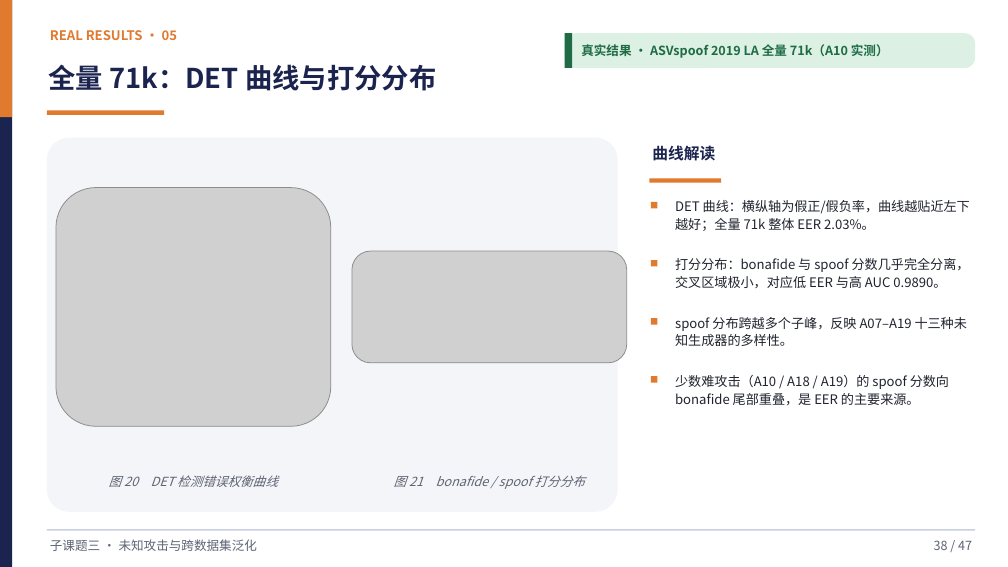
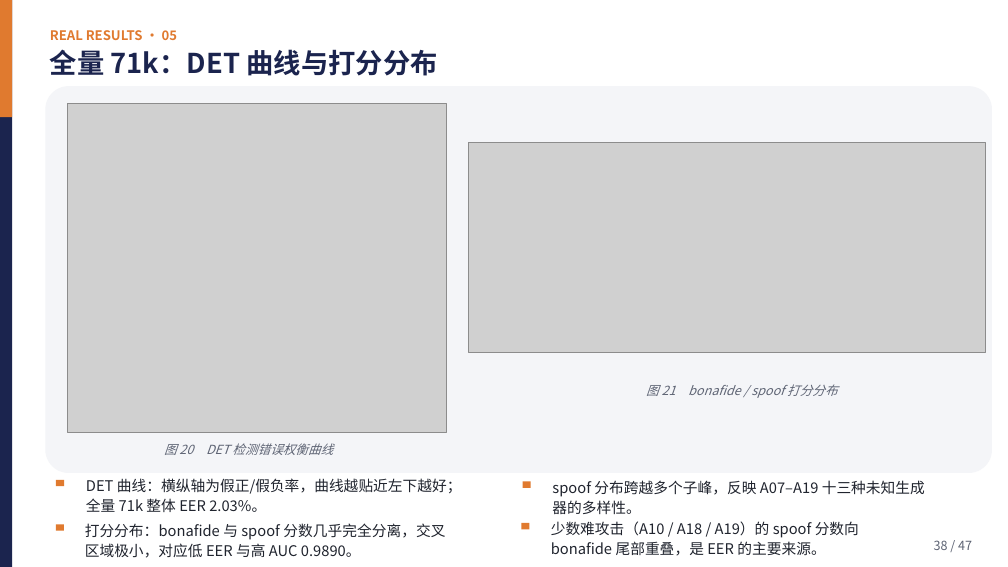
Before and after one commit to Yihuai-Zhang/learngit, a slide deck: slide 37 of 子课题三答辩-未知攻击与跨数据集泛化.pptx (slide 38 before the commit). Drawn at 1008x567 pixels with LibreOffice and Linux fonts; fonts in the diff are those of the drawing; grey boxes stand for pictures. Boxes give left, top, right and bottom in pixels: in the first picture for what was removed or moved away, otherwise in the second. Text is boxed around its words. In the diff, an @@ line names an element or a change of style, - is before the commit and + after.

```diff
--- a/子课题三答辩-未知攻击与跨数据集泛化.pptx
+++ b/子课题三答辩-未知攻击与跨数据集泛化.pptx
@@ text "全量 71k：DET 曲线与打分分布": place and size @@
-text "全量 71k：DET 曲线与打分分布" at [48, 64, 436, 91]
+text "全量 71k：DET 曲线与打分分布" at [50, 49, 438, 76]
@@ rounded rectangle removed at [565, 33, 975, 68] @@
@@ rectangle removed at [565, 33, 572, 68] @@
@@ text removed at [581, 44, 889, 58] @@
-真实结果 · ASVspoof 2019 LA 全量 71k（A10 实测）
@@ rounded rectangle: place and size @@
-rounded rectangle at [47, 138, 618, 512]
+rounded rectangle at [45, 86, 992, 473]
@@ rectangle removed at [47, 110, 164, 115] @@
@@ picture: place and size @@
-picture at [56, 188, 330, 426]
+picture at [68, 104, 447, 433]
@@ picture: place and size @@
-picture at [352, 251, 627, 363]
+picture at [469, 142, 985, 352]
@@ text removed at [652, 145, 715, 161] @@
-曲线解读
@@ rectangle removed at [650, 178, 721, 183] @@
@@ text "图 21 bonafide / spoof ...": place and size @@
-text "图 21 bonafide / spoof ..." at [394, 475, 585, 489]
+text "图 21 bonafide / spoof ..." at [646, 384, 837, 398]
@@ text "图 20 DET 检测错误权衡曲线": place and size @@
-text "图 20 DET 检测错误权衡曲线" at [109, 475, 278, 487]
+text "图 20 DET 检测错误权衡曲线" at [164, 443, 333, 455]
@@ text "DET 曲线：横纵轴为假正/假负率，曲线越贴近左下越好；全量 71k 整体 EER ...": place and size @@
-text "DET 曲线：横纵轴为假正/假负率，曲线越贴近左下越好；全量 71k 整体 EER ..." at [675, 200, 970, 231]
+text "DET 曲线：横纵轴为假正/假负率，曲线越贴近左下越好；全量 71k 整体 EER ..." at [86, 478, 462, 512]
@@ text "spoof 分布跨越多个子峰，反映 A07–A19 十三种未知生成器的多样性。": place and size @@
-text "spoof 分布跨越多个子峰，反映 A07–A19 十三种未知生成器的多样性。" at [675, 317, 967, 346]
+text "spoof 分布跨越多个子峰，反映 A07–A19 十三种未知生成器的多样性。" at [552, 480, 925, 514]
@@ rectangle: place and size @@
-rectangle at [651, 260, 658, 267]
+rectangle at [56, 480, 64, 487]
@@ rectangle: place and size @@
-rectangle at [651, 318, 658, 325]
+rectangle at [523, 482, 531, 488]
@@ rectangle removed at [47, 529, 975, 531] @@
@@ text removed at [50, 539, 257, 551] @@
-子课题三 · 未知攻击与跨数据集泛化
@@ rectangle: place and size @@
-rectangle at [651, 202, 658, 209]
+rectangle at [56, 525, 64, 532]
@@ text "打分分布：bonafide 与 spoof 分数几乎完全分离，交叉区域极小，对应低 EER ...": place and size @@
-text "打分分布：bonafide 与 spoof 分数几乎完全分离，交叉区域极小，对应低 EER ..." at [675, 258, 970, 288]
+text "打分分布：bonafide 与 spoof 分数几乎完全分离，交叉区域极小，对应低 EER ..." at [85, 523, 445, 558]
@@ rectangle: place and size @@
-rectangle at [651, 377, 658, 383]
+rectangle at [522, 523, 530, 530]
@@ size 12.5 to 14 pt in 4 elements at [86, 478, 462, 512], [85, 523, 445, 558], [552, 480, 925, 514], [551, 521, 859, 556] @@
@@ text "少数难攻击（A10 / A18 / A19）的 ...": place and size @@
-text "少数难攻击（A10 / A18 / A19）的 ..." at [675, 375, 949, 405]
+text "少数难攻击（A10 / A18 / A19）的 ..." at [551, 521, 859, 556]
```
Also in this commit, not shown: 30 other slides changed, 1 slide added, 3 slides removed, 2 other files.
